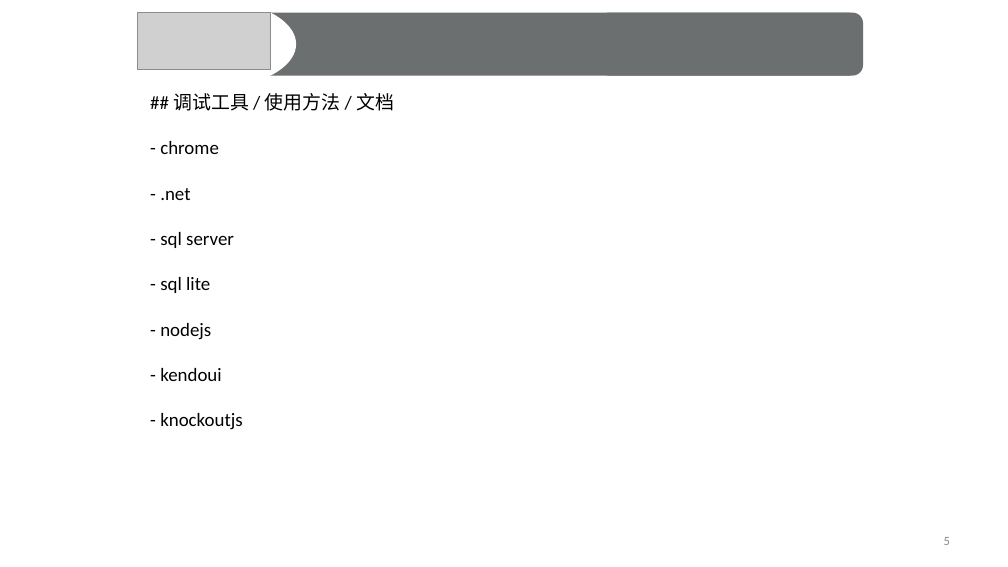
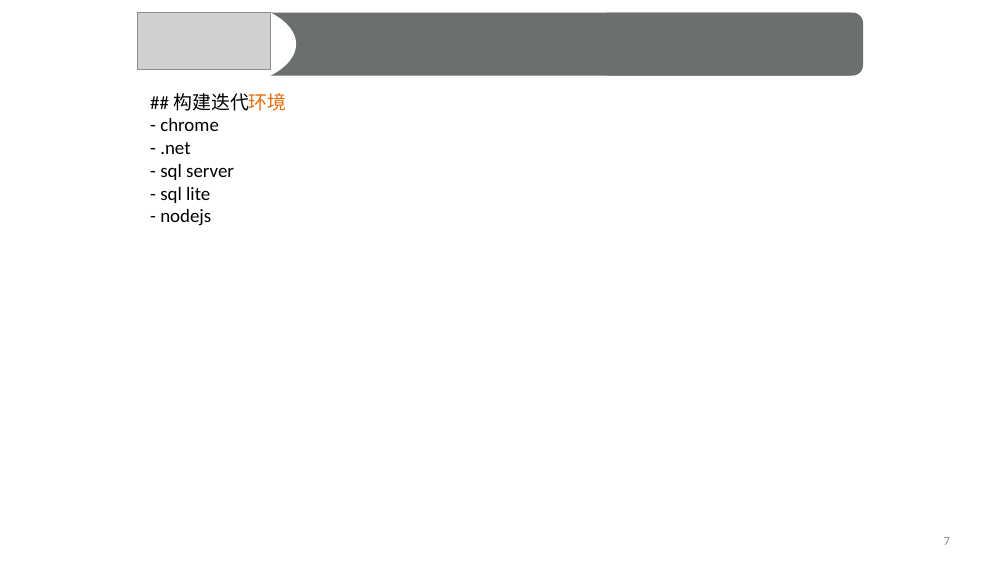
Before and after one commit to rainbow494/blog.zuoshachi.com, a slide deck: slide 7 of examples/how-to-debug-website/how-to-debug-viewfinder.pptx (slide 5 before the commit). Drawn at 1008x567 pixels with LibreOffice and Linux fonts; fonts in the diff are those of the drawing; grey boxes stand for pictures. Boxes give left, top, right and bottom in pixels: in the first picture for what was removed or moved away, otherwise in the second. Text is boxed around its words. In the diff, an @@ line names an element or a change of style, - is before the commit and + after.

```diff
--- a/examples/how-to-debug-website/how-to-debug-viewfinder.pptx
+++ b/examples/how-to-debug-website/how-to-debug-viewfinder.pptx
@@ text at (x1=173, y1=93, x2=286, y2=111): text changed @@
-## 调试工具 / 使用方法 / 文档
+## 构建迭代环境
@@ text at (x1=160, y1=368, x2=242, y2=430): paragraphs removed @@
-- kendoui
-- knockoutjs
@@ page number at (x1=944, y1=537, x2=950, y2=545): text changed @@
-5
+7
```
Also in this commit, not shown: 4 other slides changed, 3 slides added, 3 slides removed, 7 other files.
